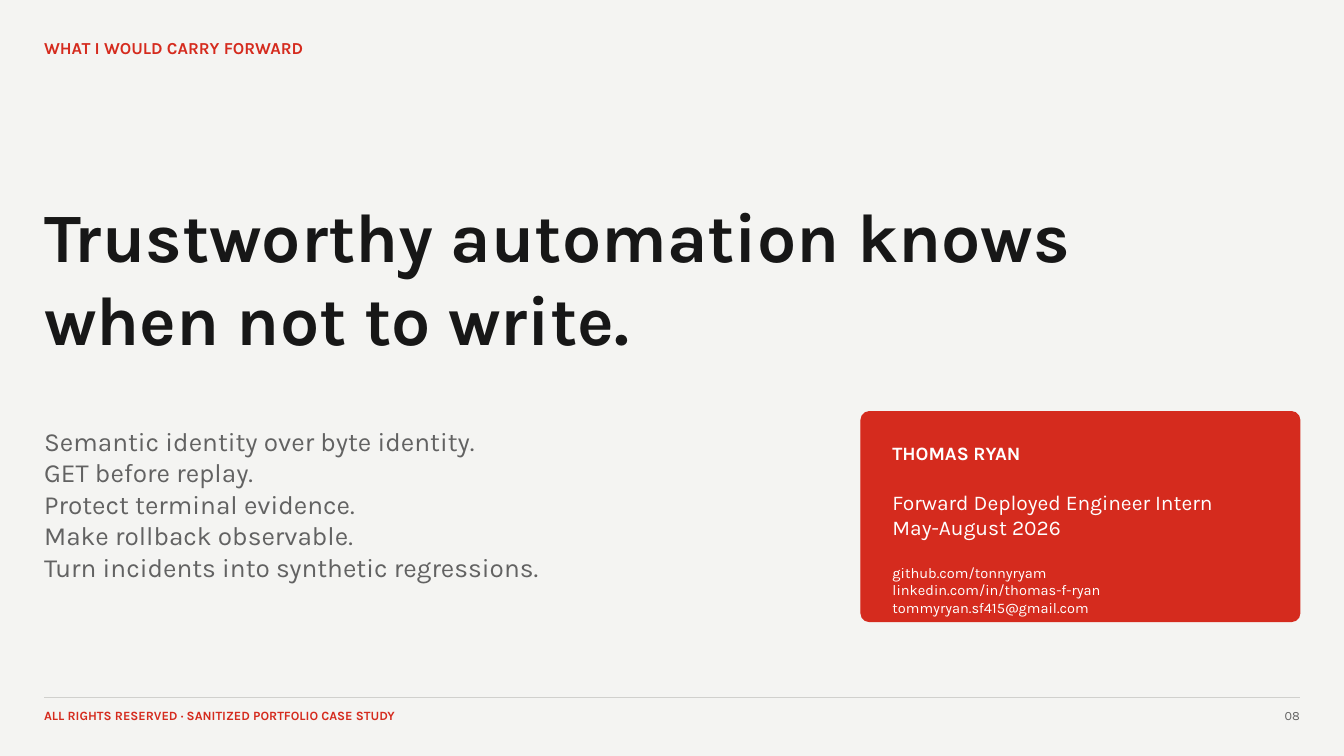
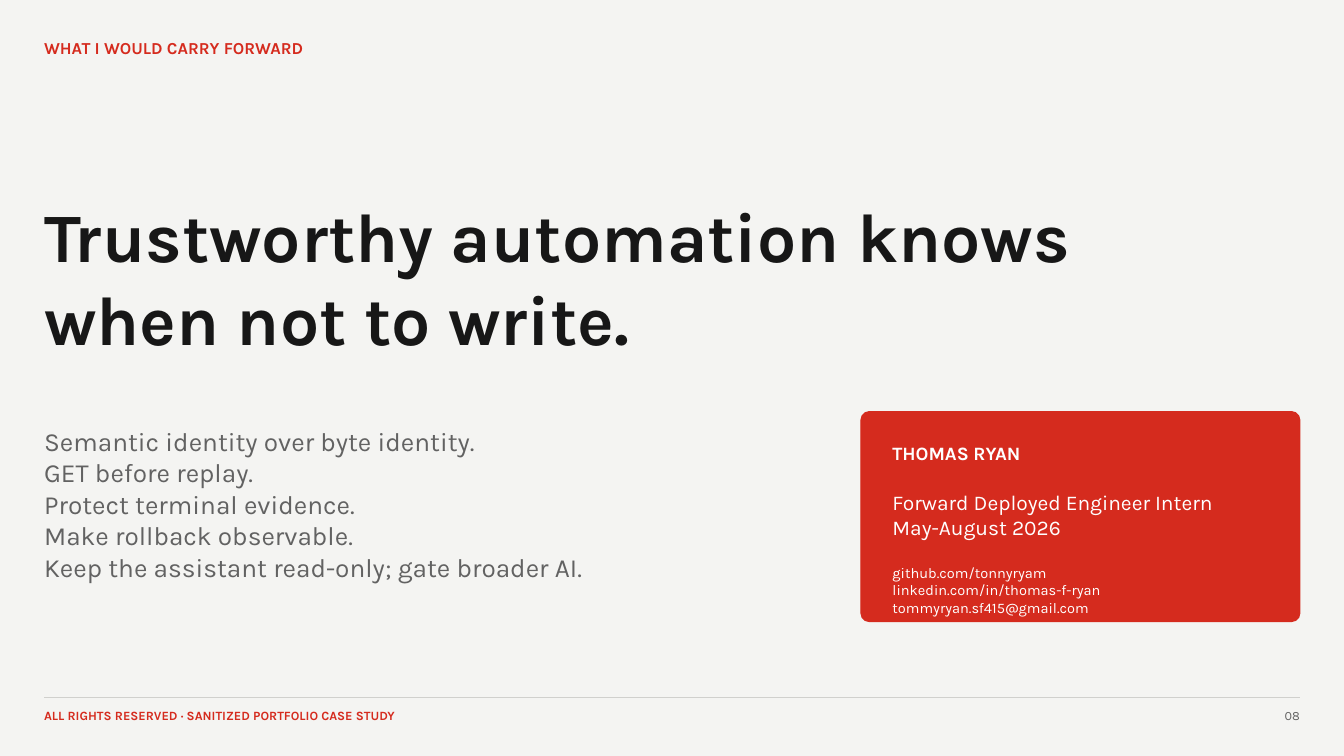
Before and after one commit to tonnyryam/pepperball-reporting-platform-case-study, a slide deck: slide 8 of public/Thomas-Ryan-PepperBall-Platform-Case-Study.pptx. Drawn at 1344x756 pixels with LibreOffice and Linux fonts; fonts in the diff are those of the drawing. Boxes give left, top, right and bottom in pixels: in the first picture for what was removed or moved away, otherwise in the second. Text is boxed around its words. In the diff, an @@ line names an element or a change of style, - is before the commit and + after.

Commit message:
Align public case study and delivered assistant status

```diff
--- a/public/Thomas-Ryan-PepperBall-Platform-Case-Study.pptx
+++ b/public/Thomas-Ryan-PepperBall-Platform-Case-Study.pptx
@@ text at <box>44,559,582,583</box>: text changed @@
-Turn incidents into synthetic regressions.
+Keep the assistant read-only; gate broader AI.
```
Also in this commit, not shown: 3 other slides changed, 24 other files.
